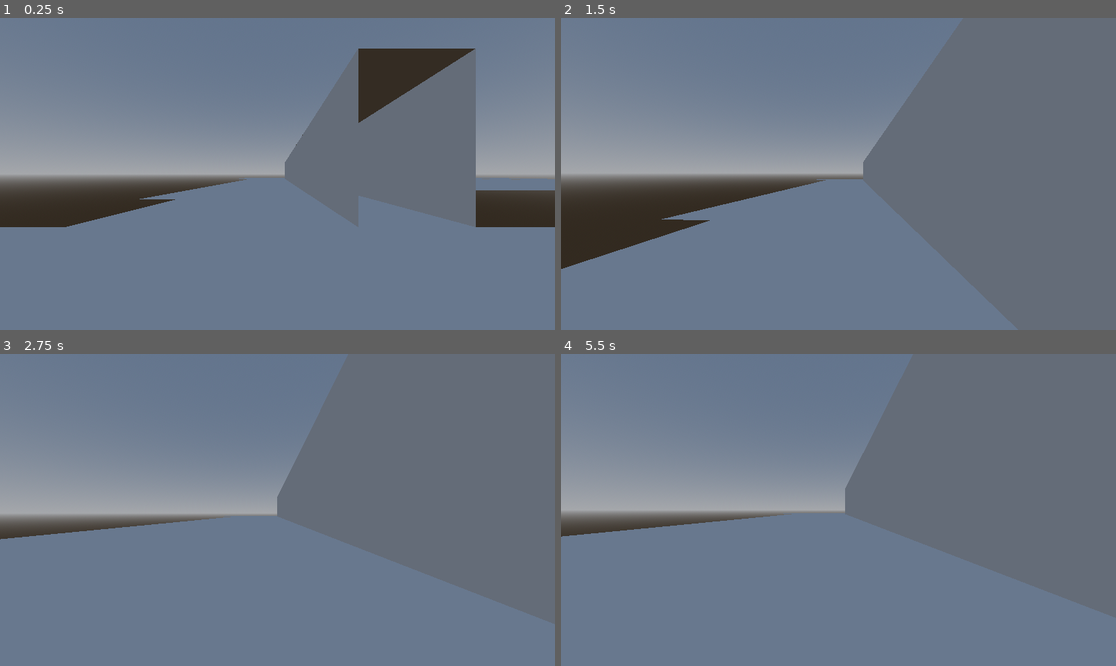
Above: before the commit, frames 1-4 (two rows, left to right).
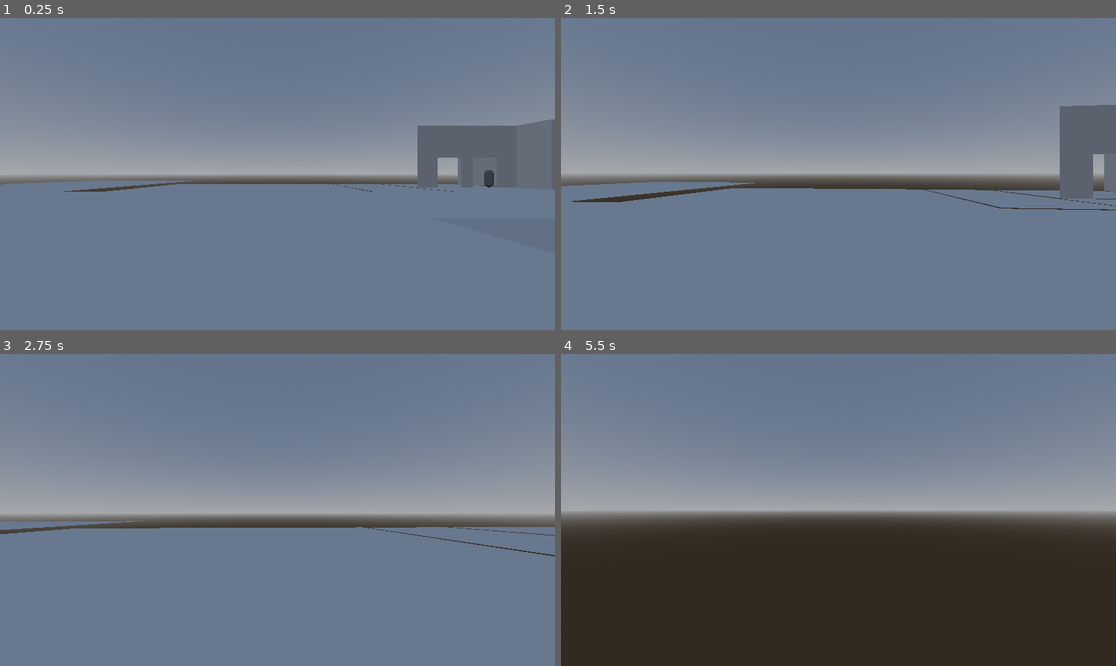
Above: after the commit, the same moments.

Repository: mFieldHouses/phase-two-the-dre-files
Game: Godot game, scene res://scenes/base_scene.tscn
Same seed, same stepped clock (60 frames per second), same inputs: the game is played once before the commit and once after it. The project has no main scene, so this scene is started directly.
Inputs (mouse positions are in pixels of both pictures, inside the frame that each line leads up to):
- Up to frame 1 (0.25 s): no input
- Up to frame 2 (1.5 s): move the mouse to (866, 174) at 0.52 s; hold W (forward) from 0.53 s (still down); tap Shift (sprint, bound only after the commit) at 0.6, 1.35 s; tap Space (jump) at 0.77 s; move the mouse to (810, 174) at 1.27 s
- Up to frame 3 (2.75 s): keep holding W (forward); tap Space (jump) at 1.52 s; move the mouse to (288, 503) at 2.02 s; tap Shift (sprint, bound only after the commit) at 2.1 s
- Up to frame 4 (5.5 s): keep holding W (forward); move the mouse to (832, 516) at 2.77 s; tap Shift (sprint, bound only after the commit) every 0.75 s from 2.85 to 5.1 s; tap Space (jump) at 3.02, 3.77, 4.52 s; move the mouse to (877, 513) at 3.52 s; move the mouse to (794, 506) at 4.27 s; move the mouse to (844, 510) at 5.02 s

The runs differ from the first frame. In frame 1, 18% of the frame differs, in the area x 0-100%, y 9-68%; in frame 2, 20%; in frame 3, 19%; in frame 4, 63%, in the area x 0-100%, y 0-100%.

Commit message:
Implement sprint action and improve player scene

Diff:
--- a/project.godot
+++ b/project.godot
@@ -51,3 +51,8 @@
 "events": [Object(InputEventKey,"resource_local_to_scene":false,"resource_name":"","device":-1,"window_id":0,"alt_press …(191 unchanged characters)…
 ]
 }
+sprint={
+"deadzone": 0.2,
+"events": [Object(InputEventKey,"resource_local_to_scene":false,"resource_name":"","device":-1,"window_id":0,"alt_pressed":false,"shift_pressed":false,"ctrl_pressed":false,"meta_pressed":false,"pressed":false,"keycode":0,"physical_keycode":4194325,"key_label":0,"unicode":0,"location":0,"echo":false,"script":null)
+]
+}
--- a/scenes/base_scene.tscn
+++ b/scenes/base_scene.tscn
@@ -10,6 +10,9 @@
 [sub_resource type="CapsuleShape3D" id="CapsuleShape3D_osw8o"]
 
 [sub_resource type="CylinderMesh" id="CylinderMesh_ha2ph"]
+top_radius = 0.35
+bottom_radius = 0.45
+height = 1.8
 
 [sub_resource type="ProceduralSkyMaterial" id="ProceduralSkyMaterial_ha2ph"]
 
@@ -24,21 +27,21 @@
 [node name="Node3D" type="Node3D"]
 
 [node name="StaticBody3D" type="StaticBody3D" parent="."]
+visible = false
 
 [node name="CollisionShape3D" type="CollisionShape3D" parent="StaticBody3D"]
 transform = Transform3D(1, 0, 0, 0, 1, 0, 0, 0, 1, -4.485733, -2.2123222, -0.921051)
 shape = SubResource("BoxShape3D_qcxwf")
 
 [node name="CharacterBody3D" type="CharacterBody3D" parent="."]
-transform = Transform3D(1, 0, 0, 0, 1, 0, 0, 0, 1, 0, -0.88464487, -4.7923985)
+transform = Transform3D(1, 0, 0, 0, 1, 0, 0, 0, 1, 28.832565, -0.88464487, -60.73024)
 script = ExtResource("1_ha2ph")
 
 [node name="Camera3D" type="Camera3D" parent="CharacterBody3D"]
-transform = Transform3D(1, 0, 0, 0, 1, 0, 0, 0, 1, 0, 0.30112934, -0.97162724)
+transform = Transform3D(1, 0, 0, 0, 1, 0, 0, 0, 1, 0, 0.30112934, -0.1820674)
 fov = 80.0
 
 [node name="CollisionShape3D" type="CollisionShape3D" parent="CharacterBody3D"]
-transform = Transform3D(1, 0, 0, 0, 1, 0, 0, 0, 1, 0, 0.09215307, -0.19244576)
 shape = SubResource("CapsuleShape3D_osw8o")
 
 [node name="MeshInstance3D" type="MeshInstance3D" parent="CharacterBody3D"]
--- a/scenes/character_body_3d.gd
+++ b/scenes/character_body_3d.gd
@@ -43,8 +43,8 @@
 		velocity.x *= 0.8
 		velocity.z *= 0.8
 
-	camera.rotation.x = lerp(previous_camera_rotation_x, desired_camera_rotation_x, 0.5)
-	rotation.y = lerp(previous_camera_rotation_y, desired_camera_rotation_y, 0.5)
+	camera.rotation.x = lerp(previous_camera_rotation_x, desired_camera_rotation_x, 0.3)
+	rotation.y = lerp(previous_camera_rotation_y, desired_camera_rotation_y, 0.3)
 
 	desired_camera_rotation_x = clamp(desired_camera_rotation_x, -0.5 * PI, 0.5 * PI)
 
Binary file changed: assets/jvo.bin
Not shown, changed: assets/jvo.gltf
Not shown: 1 places in scenes/base_scene.tscn that only renumber resources
